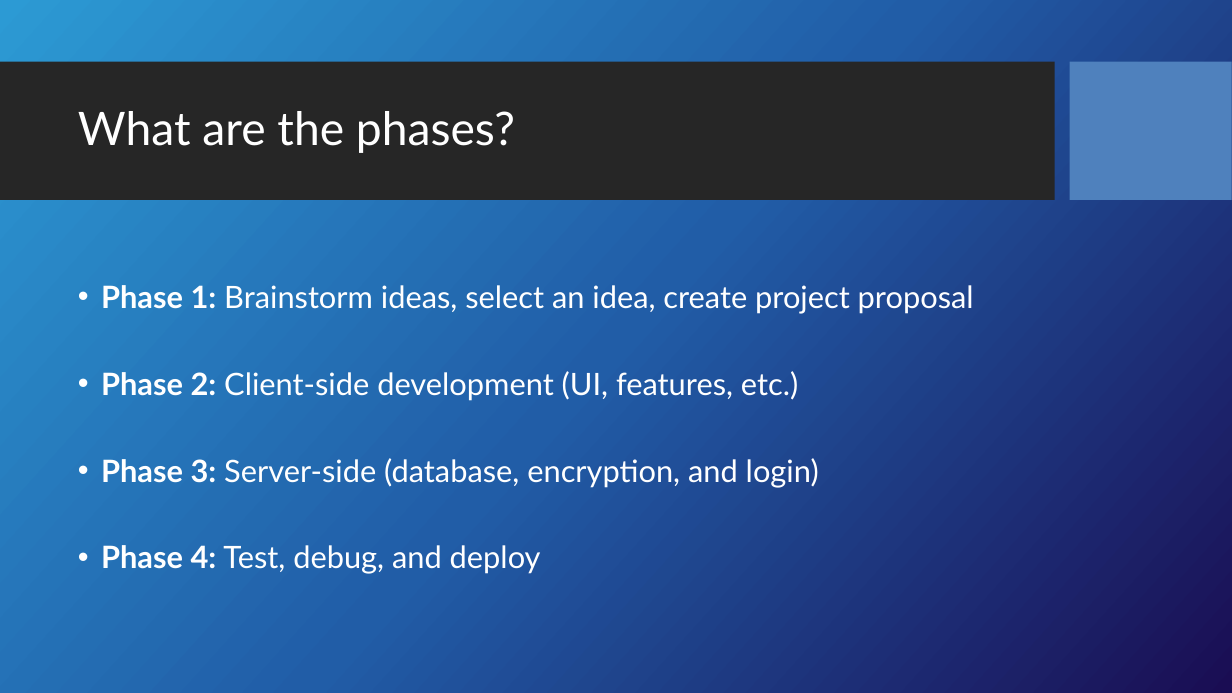
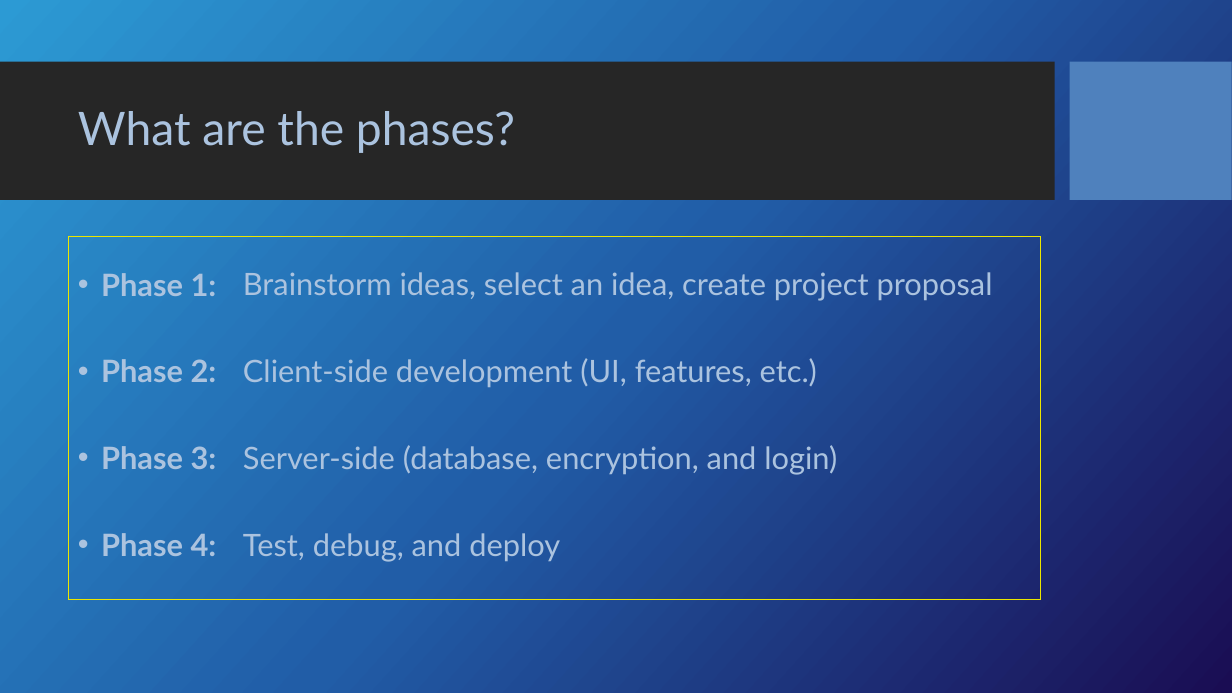
Before and after one commit to Dwaddle26/EncryptNotes, a slide deck: slide 11 of Team_2_Presentation_1.pptx. Drawn at 1232x693 pixels with LibreOffice and Linux fonts; fonts in the diff are those of the drawing; background and template pictures are left out. Boxes give left, top, right and bottom in pixels: in the first picture for what was removed or moved away, otherwise in the second. Text is boxed around its words. In the diff, an @@ line names an element or a change of style, - is before the commit and + after.

```diff
--- a/Team_2_Presentation_1.pptx
+++ b/Team_2_Presentation_1.pptx
@@ title "What are the phases?" at (78, 111, 515, 153): text colour #FFFFFF to #ABC3DF @@
@@ rectangle added at (68, 237, 1040, 601), outline #EBE600 0.75 pt @@
@@ text at (101, 273, 217, 556): text changed; text colour #FFFFFF to #ABC3DF; bold on @@
-• Phase 1: Brainstorm ideas, select an idea, create project proposal
-• Phase 2: Client-side development (UI, features, etc.)
-• Phase 3: Server-side (database, encryption, and login)
-• Phase 4: Test, debug, and deploy
+• Phase 1:
+• Phase 2:
+• Phase 3:
+• Phase 4:
@@ text added at (243, 272, 993, 562), 24 pt, text #ABC3DF @@
+Brainstorm ideas, select an idea, create project proposal
+Client-side development (UI, features, etc.)
+Server-side (database, encryption, and login)
+Test, debug, and deploy
```
Also in this commit, not shown: 10 other slides changed.
